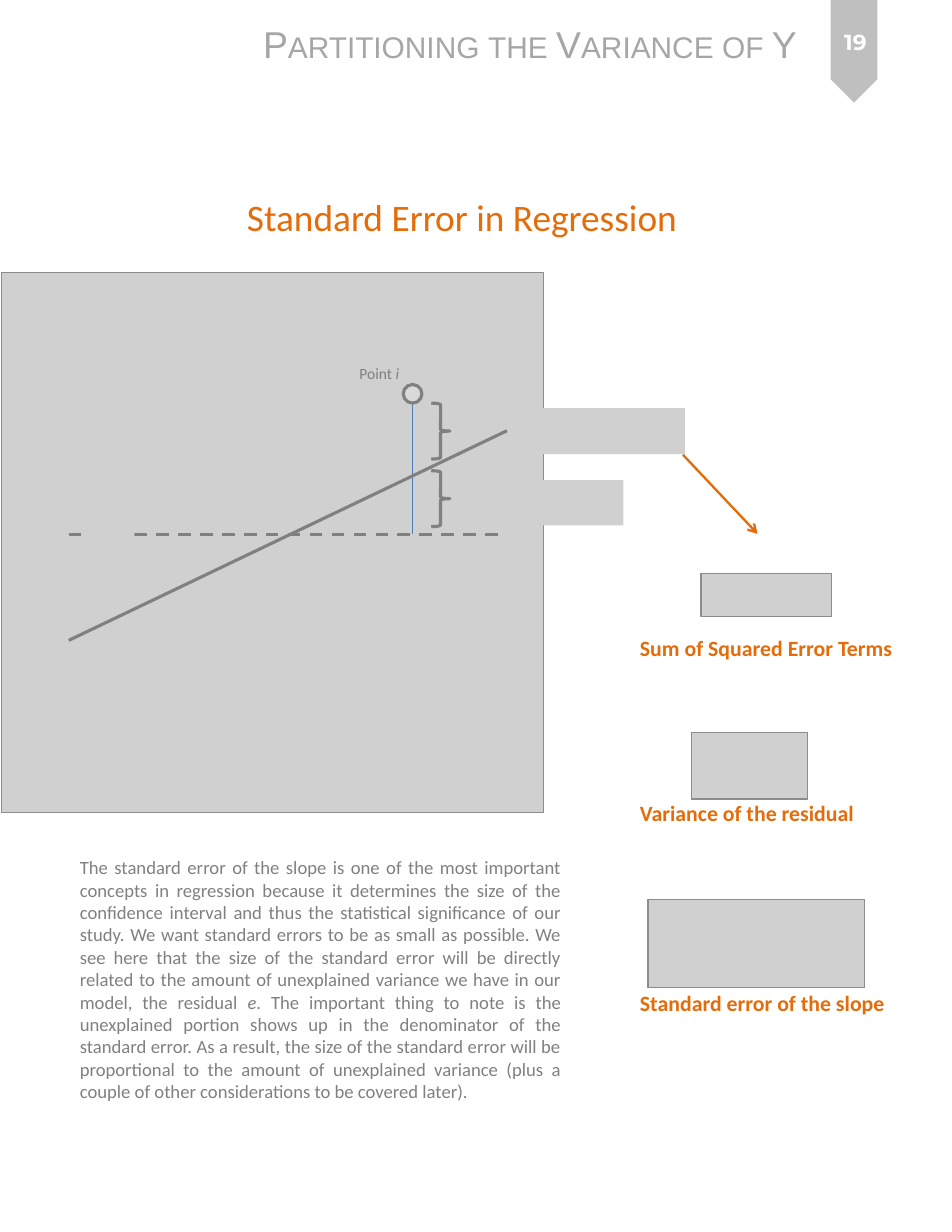
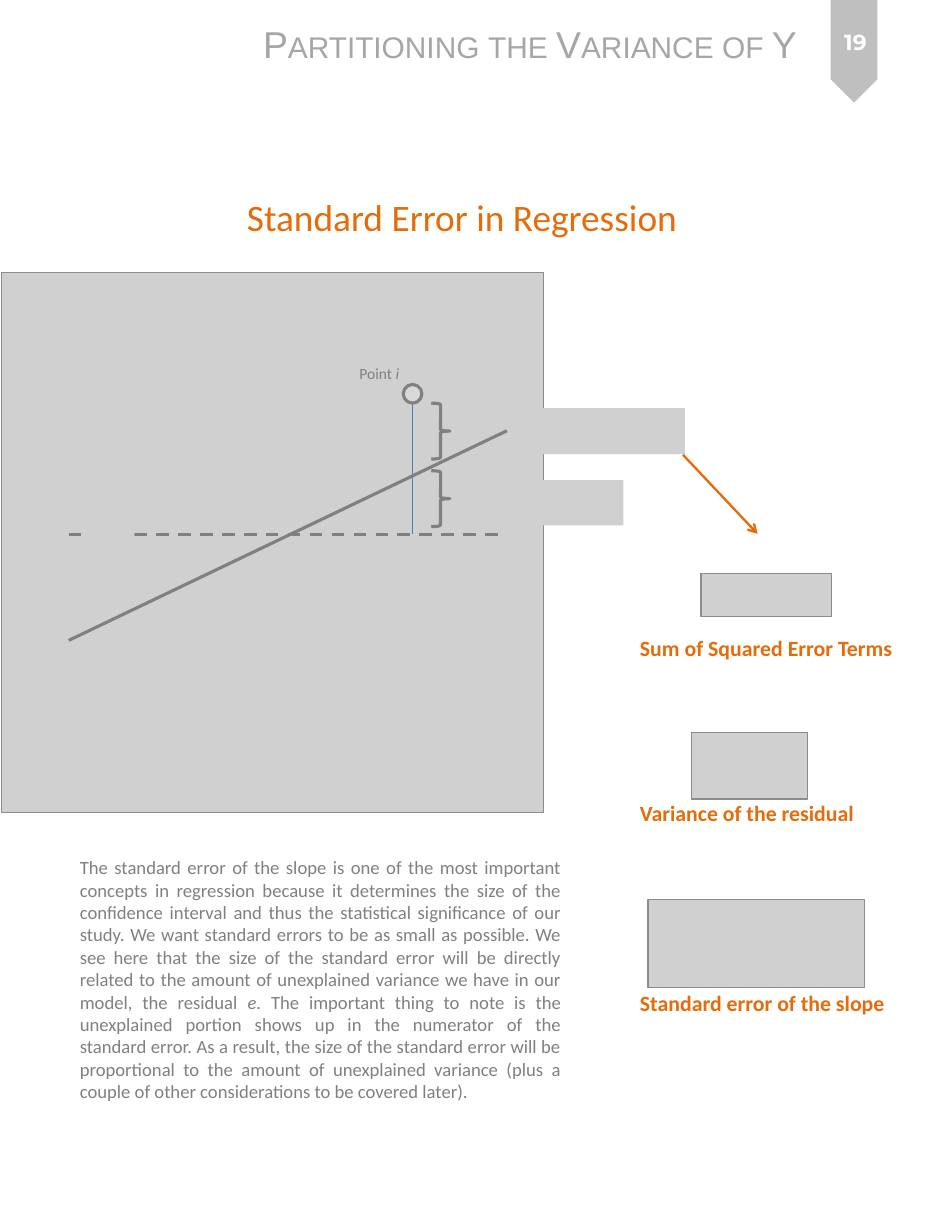
Before and after one commit to Watts-College/paf-510-template, a slide deck: slide 19 of lectures/p-02-partitioning-variance.pptx. Drawn at 952x1232 pixels with LibreOffice and Linux fonts; fonts in the diff are those of the drawing; grey boxes stand for pictures. Boxes give left, top, right and bottom in pixels: in the first picture for what was removed or moved away, otherwise in the second. Text is boxed around its words. In the diff, an @@ line names an element or a change of style, - is before the commit and + after.

```diff
--- a/lectures/p-02-partitioning-variance.pptx
+++ b/lectures/p-02-partitioning-variance.pptx
@@ text at bbox=[80, 861, 561, 1101]: text changed @@
-The standard error of the slope is one of the most important concepts in regression because it determines the size of the confidence interval and thus the statistical significance of our study. We want standard errors to be as small as possible. We see here that the size of the standard error will be directly related to the amount of unexplained variance we have in our model, the residual e. The important thing to note is the unexplained portion shows up in the denominator of the standard error. As a result, the size of the standard error will be proportional to the amount of unexplained variance (plus a couple of other considerations to be covered later).
+The standard error of the slope is one of the most important concepts in regression because it determines the size of the confidence interval and thus the statistical significance of our study. We want standard errors to be as small as possible. We see here that the size of the standard error will be directly related to the amount of unexplained variance we have in our model, the residual e. The important thing to note is the unexplained portion shows up in the numerator of the standard error. As a result, the size of the standard error will be proportional to the amount of unexplained variance (plus a couple of other considerations to be covered later).
```
Also in this commit, not shown: 1 other file.
